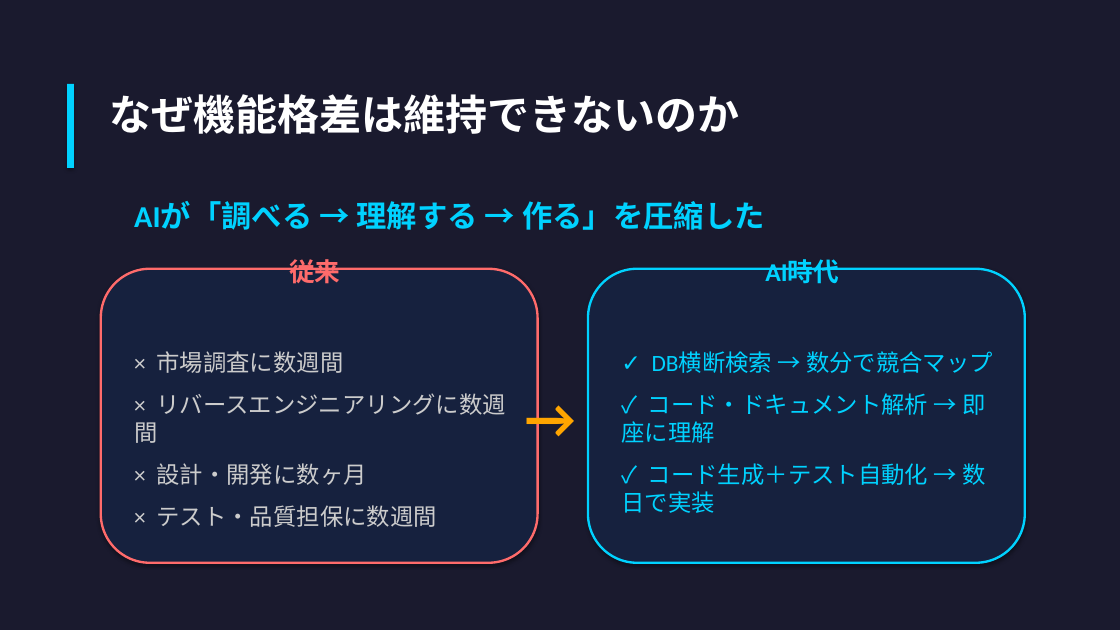
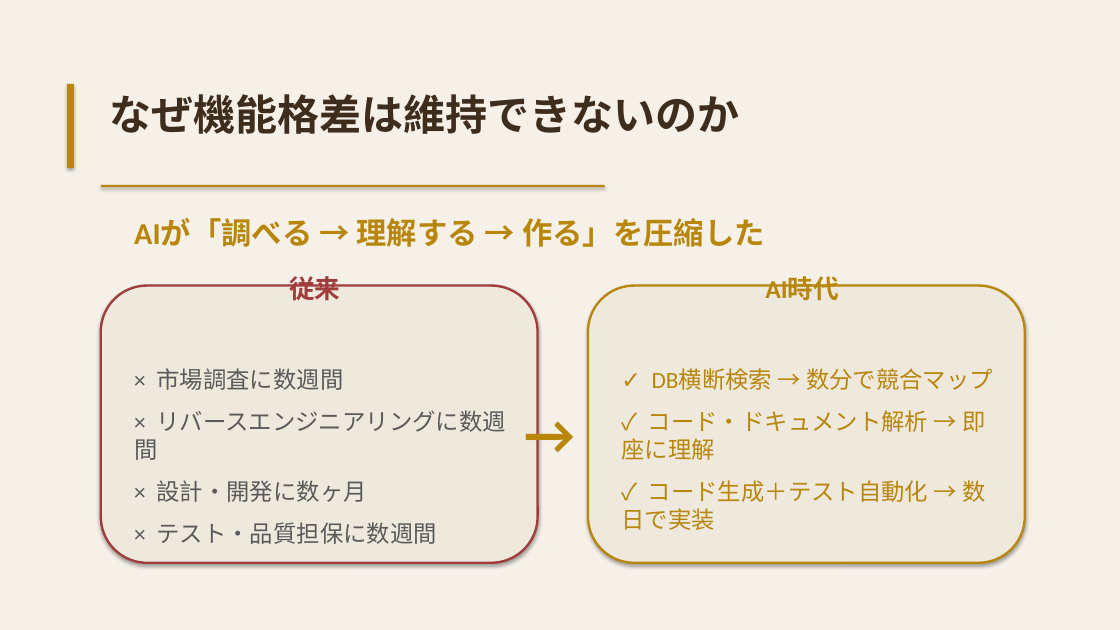
Before and after one commit to HarmonicInsight/harmonic-marketing, a slide deck: slide 4 of content/seminars/ai-era-sales-power-over-features.pptx. Drawn at 1120x630 pixels with LibreOffice and Linux fonts; fonts in the diff are those of the drawing. Boxes give left, top, right and bottom in pixels: in the first picture for what was removed or moved away, otherwise in the second. Text is boxed around its words. In the diff, an @@ line names an element or a change of style, - is before the commit and + after.

```diff
--- a/content/seminars/ai-era-sales-power-over-features.pptx
+++ b/content/seminars/ai-era-sales-power-over-features.pptx
@@ background #1A1A2E to #F5F0E8 @@
@@ rectangle at [67, 84, 74, 168]: fill #00D2FF to #B8860B @@
@@ text "なぜ機能格差は維持できないのか" at [109, 94, 739, 134]: text colour #FFFFFF to #3E2C1C @@
@@ rectangle added at [101, 185, 605, 187], fill #B8860B @@
@@ text "従来" at [289, 276, 340, 301]: text colour #FF6B6B to #A03C3C @@
@@ rounded rectangle: place and size @@
-rounded rectangle at [101, 269, 538, 563]
+rounded rectangle at [101, 286, 538, 563]
@@ rounded rectangle at [101, 286, 538, 563]: fill #16213E to #EEE8DD; outline #FF6B6B 2 pt to #A03C3C 2 pt @@
@@ rounded rectangle: place and size @@
-rounded rectangle at [588, 269, 1025, 563]
+rounded rectangle at [588, 286, 1025, 563]
@@ rounded rectangle at [588, 286, 1025, 563]: fill #16213E to #EEE8DD; outline #00D2FF 2 pt to #B8860B 2 pt @@
@@ text "× 市場調査に数週間" at [134, 368, 505, 544]: text colour #CCCCCC to #5A5A5A @@
@@ text colour #00D2FF to #B8860B in 3 elements at [134, 218, 765, 247], [765, 277, 839, 301], [621, 368, 993, 530] @@
@@ 6 texts: place and size @@
-6 texts at [134, 201, 993, 527]
+6 texts at [134, 218, 993, 544]
@@ text "→" at [487, 395, 613, 462]: text colour #FFA500 to #B8860B @@
```
Also in this commit, not shown: 7 other slides changed.
